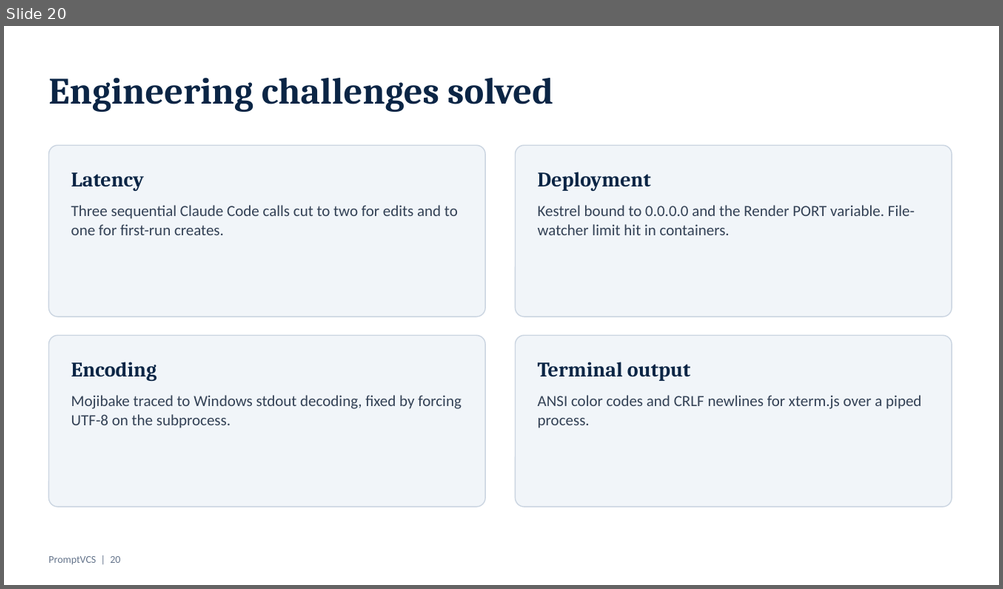
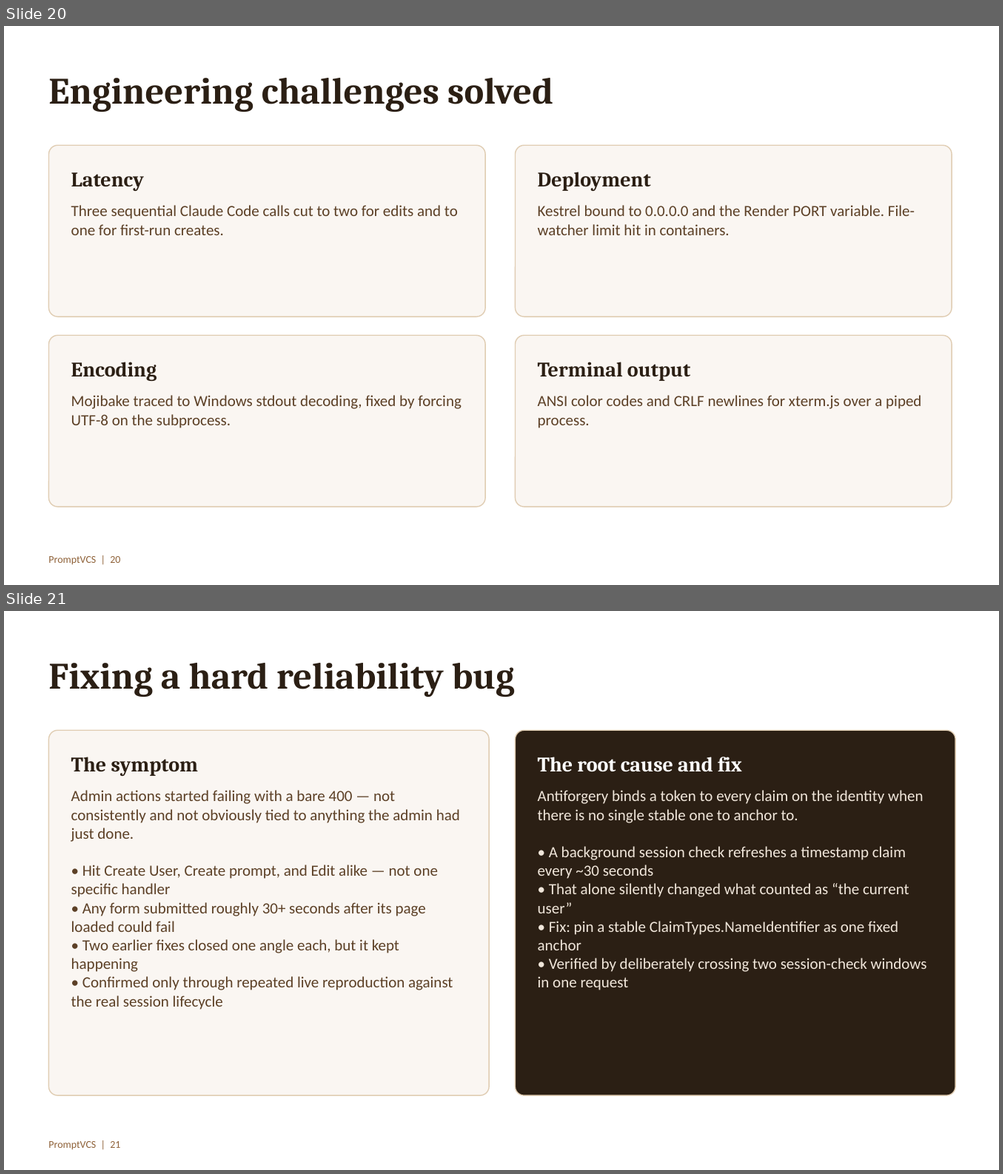
Before and after one commit to SahilHanda300/prompt-vcs, a slide deck: docs/PromptVCS-Presentation.pptx. Shown one above the other, each under a label of ours: slide 20 before the commit, slides 20 and 21 after it. The pictures are 1003x589 and 1003x1174 pixels, drawn with LibreOffice and Linux fonts; fonts in the diff are those of the drawing. Boxes give left, top, right and bottom in pixels: in the first picture for what was removed or moved away, otherwise in the second. Text is boxed around its words. In the diff, an @@ line names an element or a change of style, - is before the commit and + after.

Commit message:
Add CLI parity for favorites/rename/admin user management; fold PPT what's new slides into the existing narrative

```diff
--- a/docs/PromptVCS-Presentation.pptx
+++ b/docs/PromptVCS-Presentation.pptx
@@ slide 21 added at <box>4,611,999,1170</box>, background #FFFFFF @@
@@ text added at <box>48,663,515,697</box>, 36 pt, text #2B1F14, bold @@
+Fixing a hard reliability bug
@@ rounded rectangle added at <box>48,730,489,1096</box>, fill #FAF6F2, outline #E0CDB3 1 pt @@
@@ rounded rectangle added at <box>515,730,956,1096</box>, fill #2B1F14, outline #E0CDB3 1 pt @@
@@ text added at <box>71,757,199,776</box>, 20 pt, text #2B1F14, bold @@
+The symptom
@@ text added at <box>538,757,742,772</box>, 20 pt, text #FFFFFF, bold @@
+The root cause and fix
@@ text added at <box>71,790,460,1010</box>, 15 pt, text #5C4026 @@
+Admin actions started failing with a bare 400 — not consistently and not obviously tied to anything the admin had just done.
+• Hit Create User, Create prompt, and Edit alike — not one specific handler
+• Any form submitted roughly 30+ seconds after its page loaded could fail
+• Two earlier fixes closed one angle each, but it kept happening
+• Confirmed only through repeated live reproduction against the real session lifecycle
@@ text added at <box>538,790,927,991</box>, 15 pt, text #F0E6DA @@
+Antiforgery binds a token to every claim on the identity when there is no single stable one to anchor to.
+• A background session check refreshes a timestamp claim every ~30 seconds
+• That alone silently changed what counted as “the current user”
+• Fix: pin a stable ClaimTypes.NameIdentifier as one fixed anchor
+• Verified by deliberately crossing two session-check windows in one request
@@ text added at <box>48,1142,120,1150</box>, 10 pt, text #8F6239 @@
+PromptVCS | 21
@@ slide 20 changed as well @@
@@ fill #F1F5F9 to #FAF6F2; outline #CBD5E1 1 pt to #E0CDB3 1 pt in 4 elements at <box>48,145,485,317</box>, <box>515,145,951,317</box>, <box>48,335,485,507</box>, <box>515,335,951,507</box> @@
@@ text colour #0B2545 to #2B1F14 in 5 elements at <box>48,78,553,112</box>, <box>71,173,144,191</box>, <box>538,172,651,191</box>, <box>71,362,157,381</box>, <box>538,362,691,381</box> @@
@@ text colour #334155 to #5C4026 in 4 elements at <box>71,205,458,235</box>, <box>538,205,914,235</box>, <box>71,395,461,429</box>, <box>538,395,921,429</box> @@
@@ text "PromptVCS | 20" at <box>48,557,120,565</box>: text colour #64748B to #8F6239 @@
```
Also in this commit, not shown: 21 other slides changed, 3 other files.
